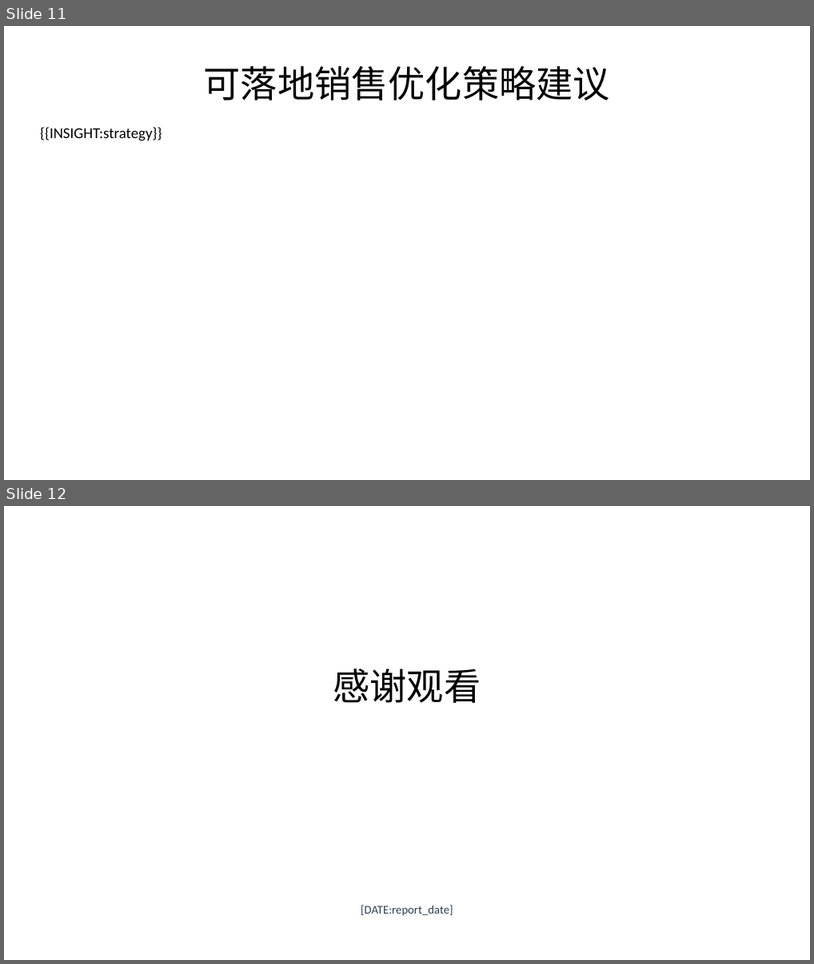
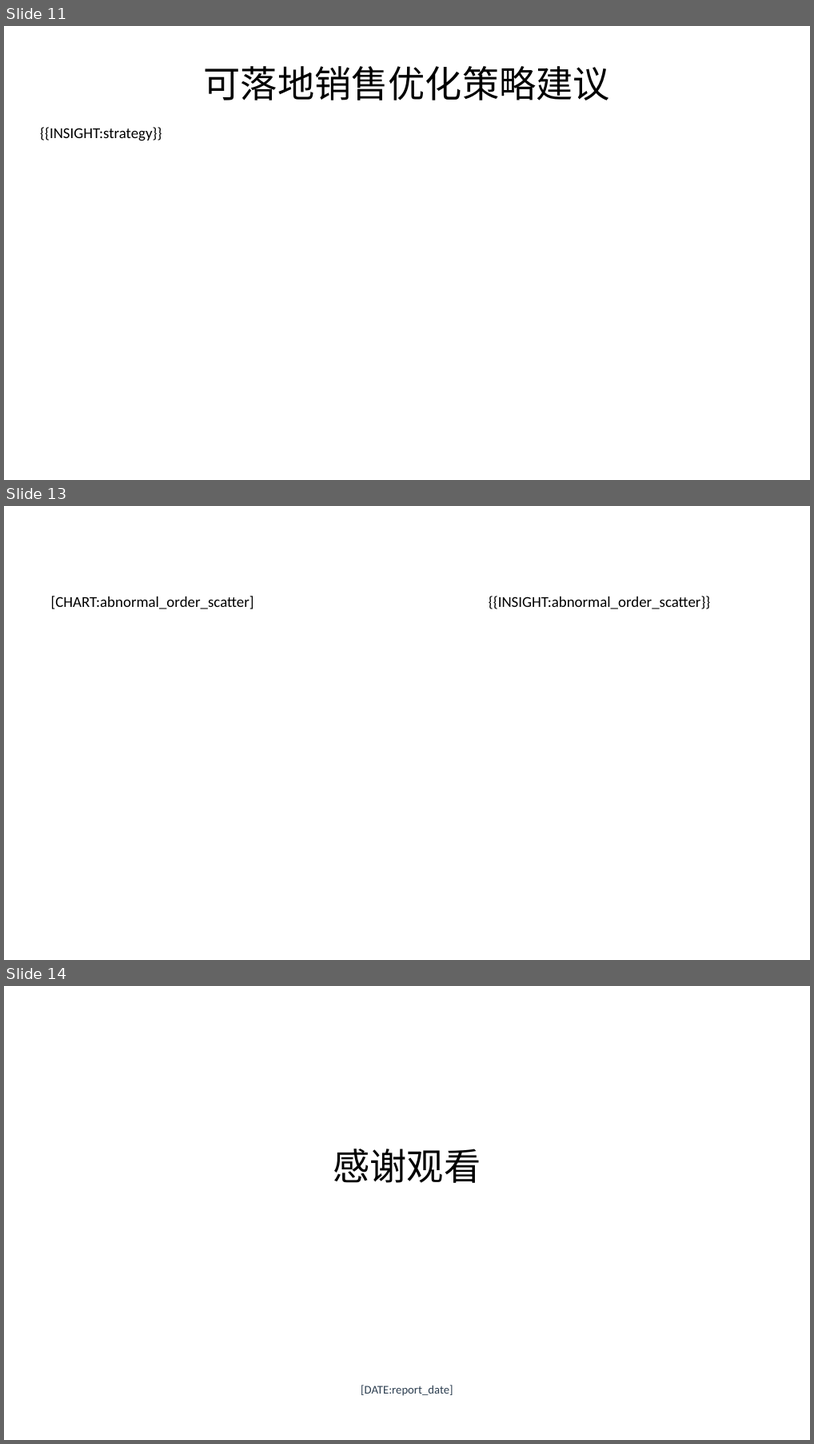
Before and after one commit to lijiahao1996/PPT-Automation, a slide deck: templates/新的报告模板.pptx. Shown one above the other, each under a label of ours: slides 11 and 12 before the commit, slides 11, 13 and 14 after it; the slides between them are not shown. The pictures are 814x964 and 814x1444 pixels, drawn with LibreOffice and Linux fonts; fonts in the diff are those of the drawing. Boxes give left, top, right and bottom in pixels: in the first picture for what was removed or moved away, otherwise in the second. Text is boxed around its words. In the diff, an @@ line names an element or a change of style, - is before the commit and + after.

```diff
--- a/templates/新的报告模板.pptx
+++ b/templates/新的报告模板.pptx
@@ slide 13 added at <box>4,506,810,960</box>, background #FFFFFF @@
@@ text added at <box>51,596,254,609</box>, 18 pt, text #000000 @@
+[CHART:abnormal_order_scatter]
@@ text added at <box>489,596,710,609</box>, 18 pt, text #000000 @@
+{{INSIGHT:abnormal_order_scatter}}
@@ what was slide 12 is now slide 14 @@
```
Also in this commit, not shown: 5 slides changed, 1 other slide added, 3 other files.
